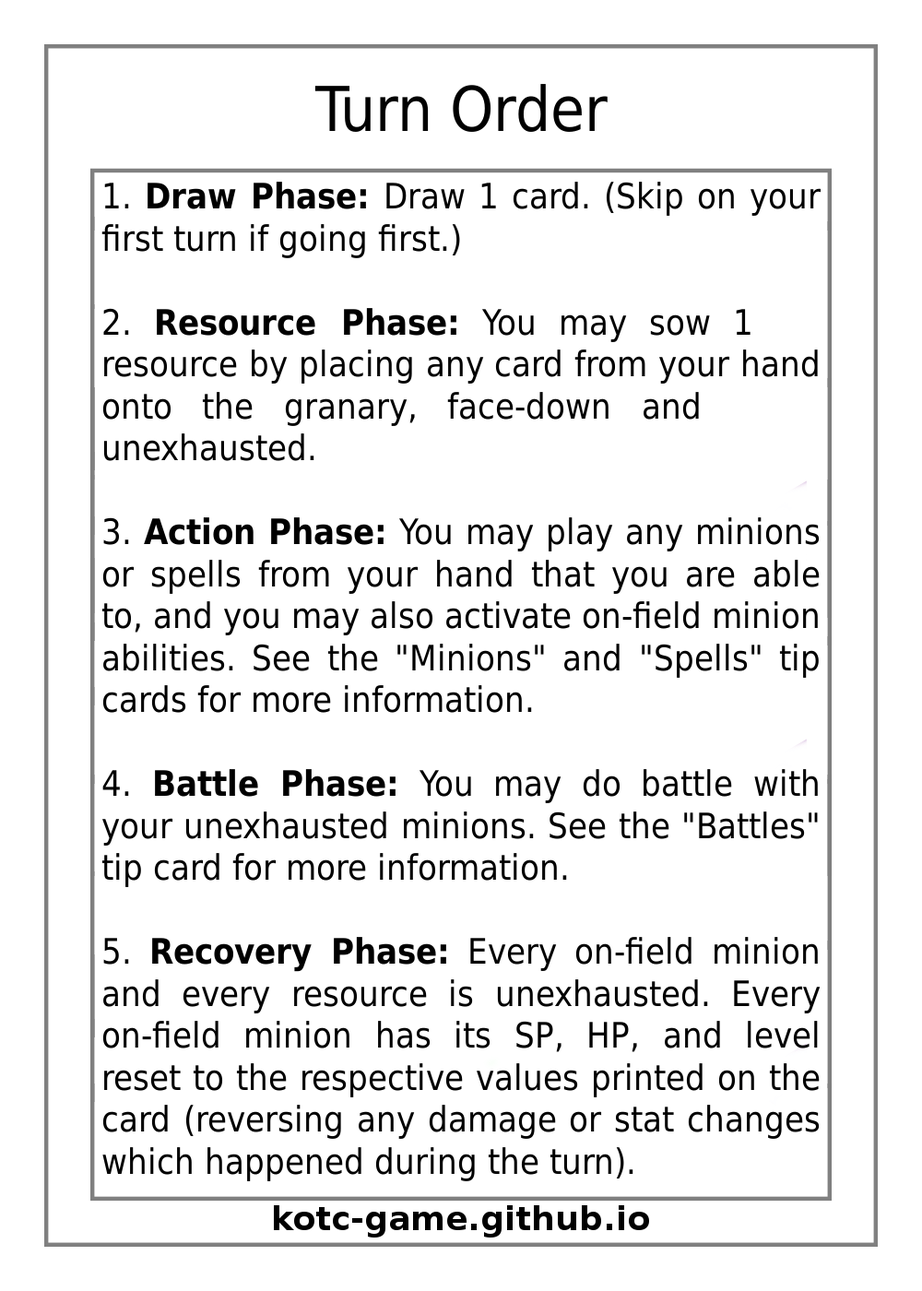
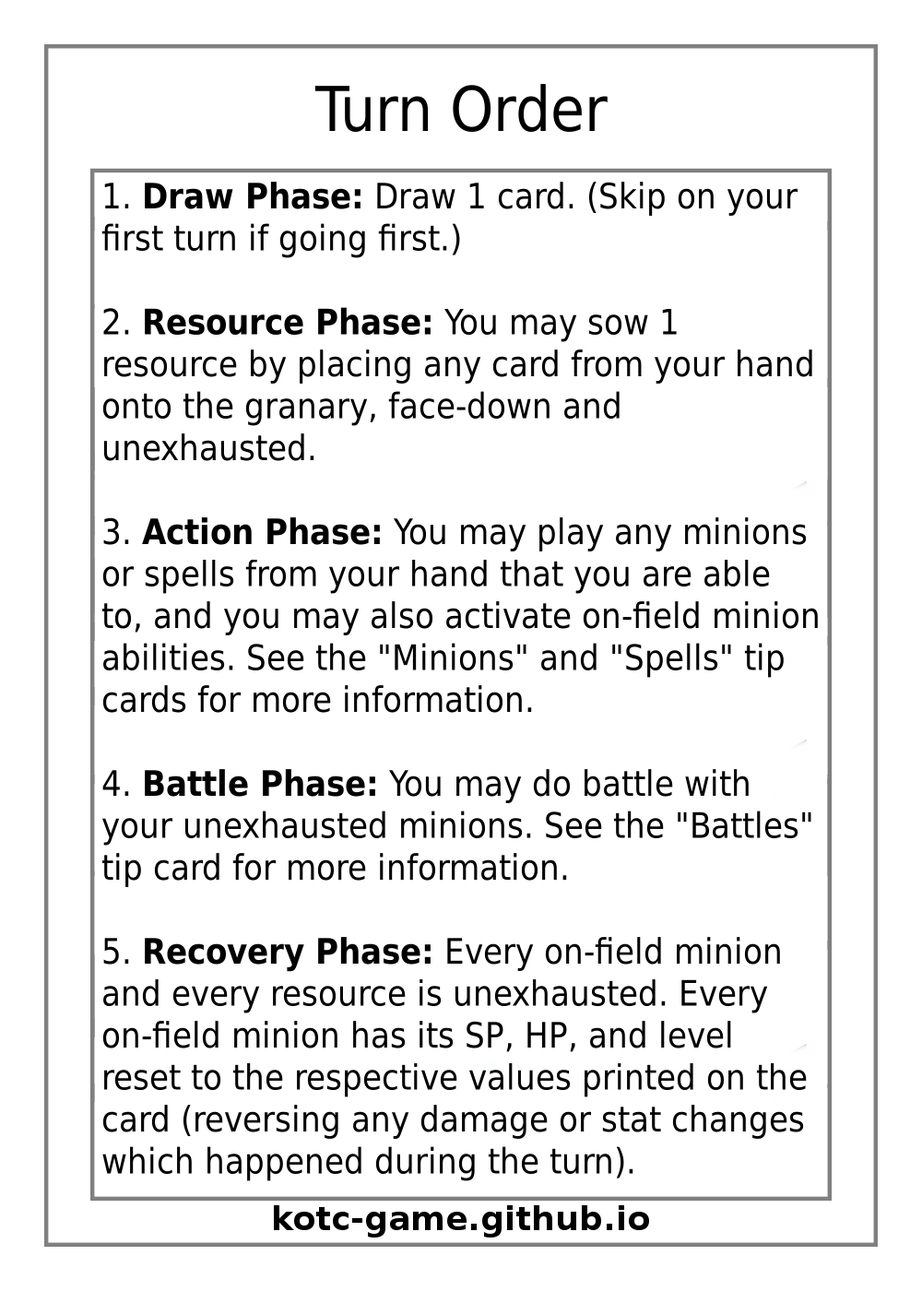
Layers edited between the first and the second 922x1291 image:
painted on "Effect Text" over [101, 181, 822, 1182]
